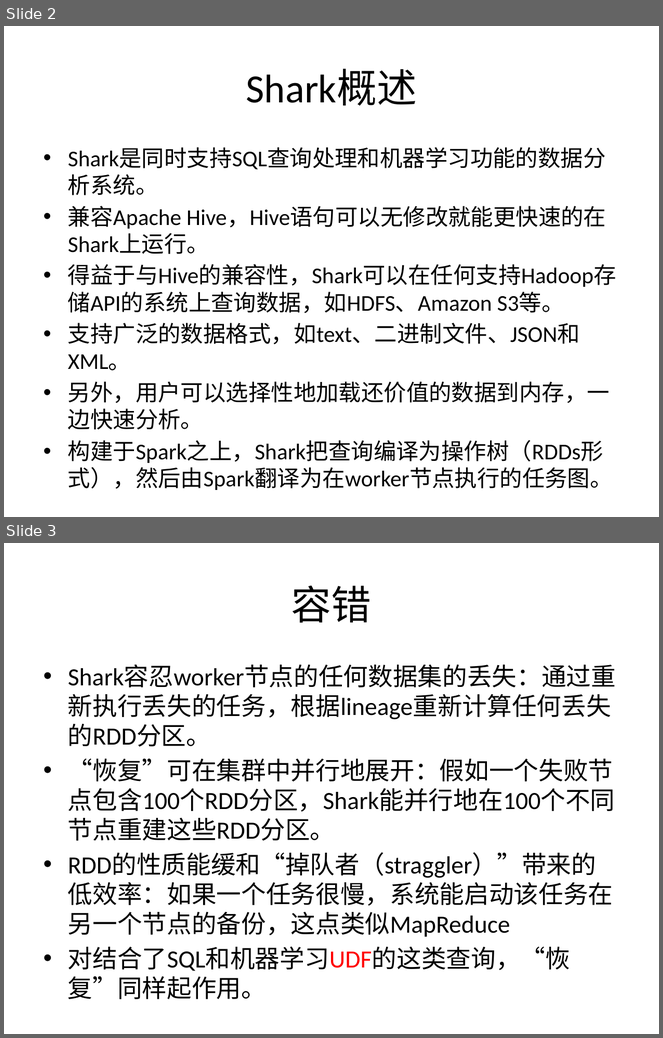
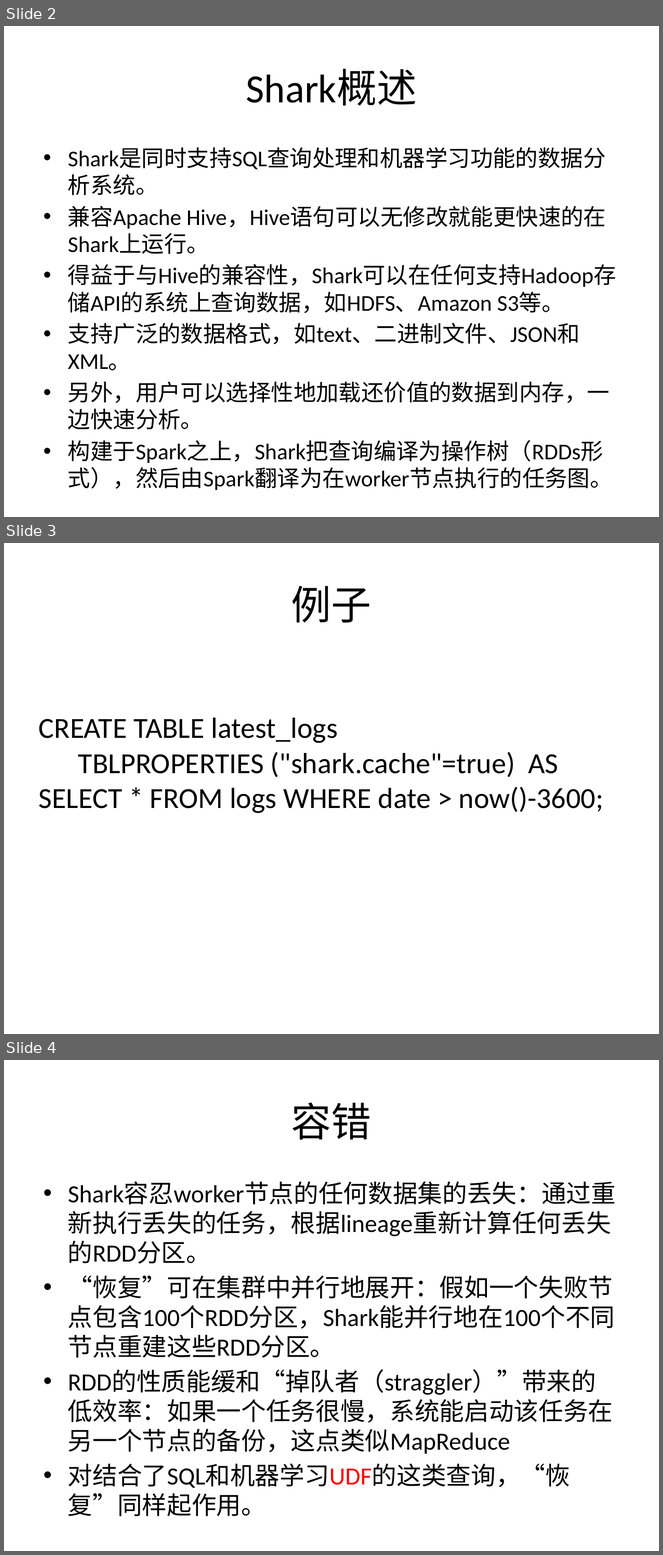
Before and after one commit to wuxingdexian/seminar, a slide deck: shark.pptx. Shown one above the other, each under a label of ours: slides 2 and 3 before the commit, slides 2, 3 and 4 after it. The pictures are 663x1038 and 663x1555 pixels, drawn with LibreOffice and Linux fonts; fonts in the diff are those of the drawing. Boxes give left, top, right and bottom in pixels: in the first picture for what was removed or moved away, otherwise in the second. Text is boxed around its words. In the diff, an @@ line names an element or a change of style, - is before the commit and + after.

```diff
--- a/shark.pptx
+++ b/shark.pptx
@@ slide 3 added at box(4, 543, 659, 1034), background #FFFFFF @@
@@ title added at box(292, 586, 372, 623), 44 pt, text #000000 @@
+例子
@@ text added at box(39, 718, 604, 813), 32 pt, text #000000 @@
+CREATE TABLE latest_logs
+TBLPROPERTIES ("shark.cache"=true) AS SELECT * FROM logs WHERE date > now()-3600;
@@ what was slide 3 is now slide 4 @@
```
Also in this commit, not shown: 1 slide changed, 3 other files.
